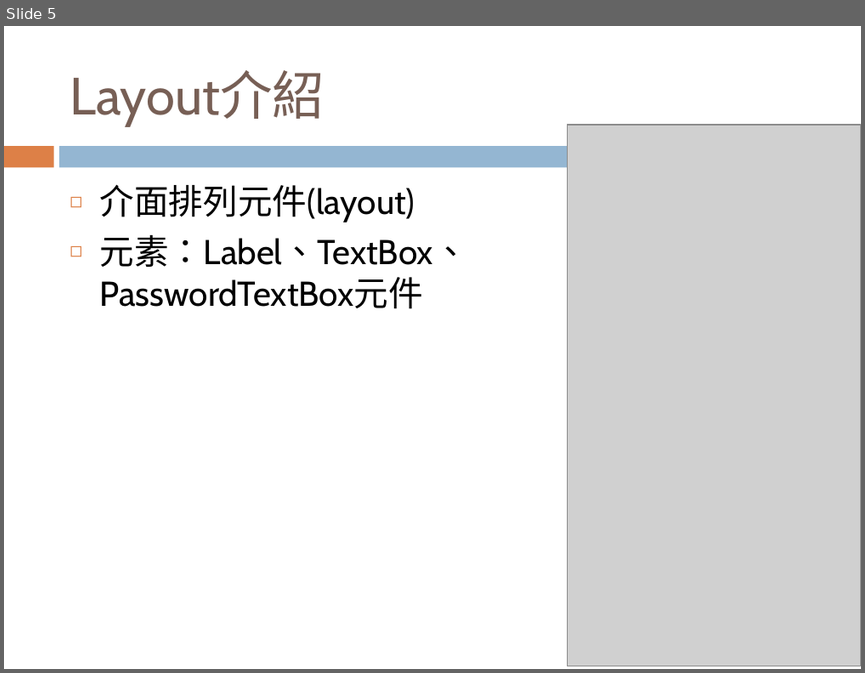
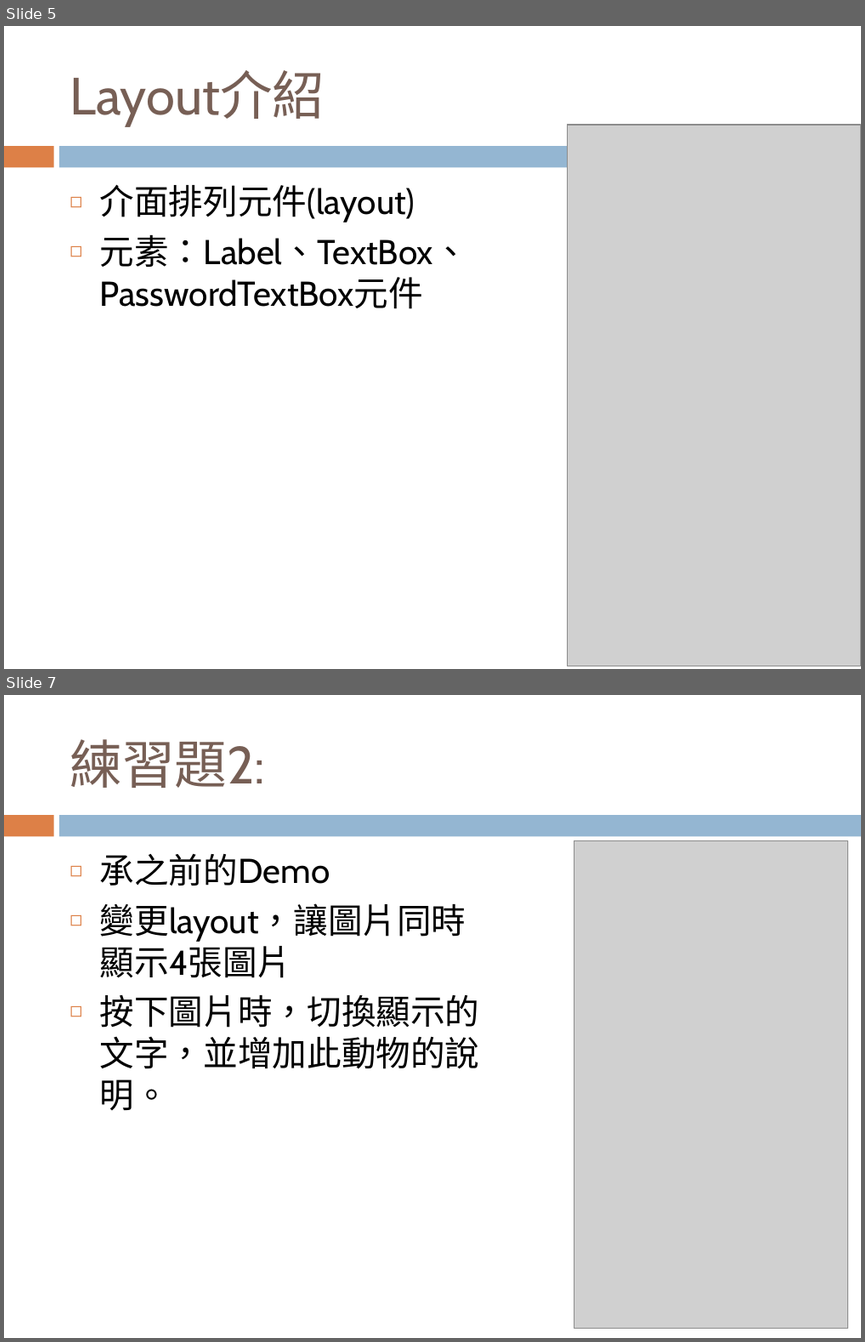
Before and after one commit to maloyang/csu_2022_01_smart_phone_app, a slide deck: w02/W02_.pptx. Shown one above the other, each under a label of ours: slide 5 before the commit, slides 5 and 7 after it; the slides between them are not shown. The pictures are 865x673 and 865x1342 pixels, drawn with LibreOffice and Linux fonts; fonts in the diff are those of the drawing; grey boxes stand for pictures. Boxes give left, top, right and bottom in pixels: in the first picture for what was removed or moved away, otherwise in the second. Text is boxed around its words. In the diff, an @@ line names an element or a change of style, - is before the commit and + after.

```diff
--- a/w02/W02_.pptx
+++ b/w02/W02_.pptx
@@ slide 7 added at <box>4,695,861,1338</box>, background #FFFFFF; not listed: 2 template elements that a slide beside it also shows @@
@@ title added at <box>69,739,265,788</box>, 44 pt, text #775F55 @@
+練習題2:
@@ picture added at <box>574,840,847,1327</box> @@
@@ text added at <box>100,854,480,1111</box>, 29 pt, text #000000 @@
+◻ 承之前的Demo
+◻ 變更layout，讓圖片同時顯示4張圖片
+◻ 按下圖片時，切換顯示的文字，並增加此動物的說明。
```
Also in this commit, not shown: 1 other slide added, 2 other files.
